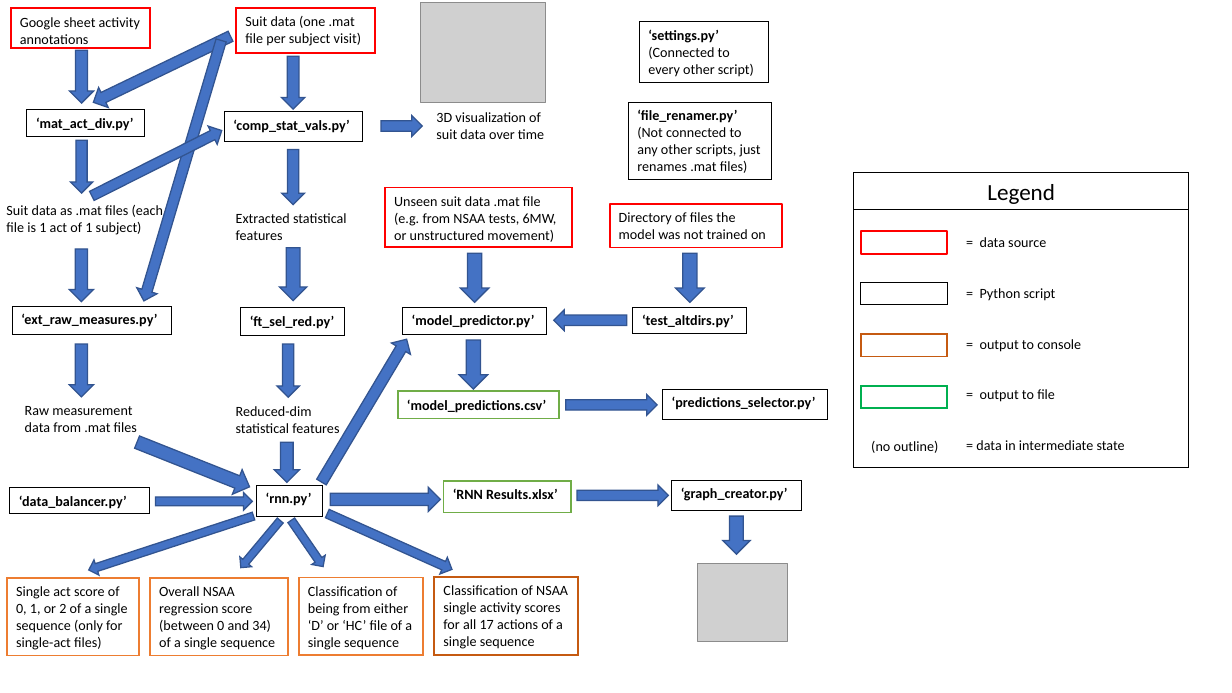
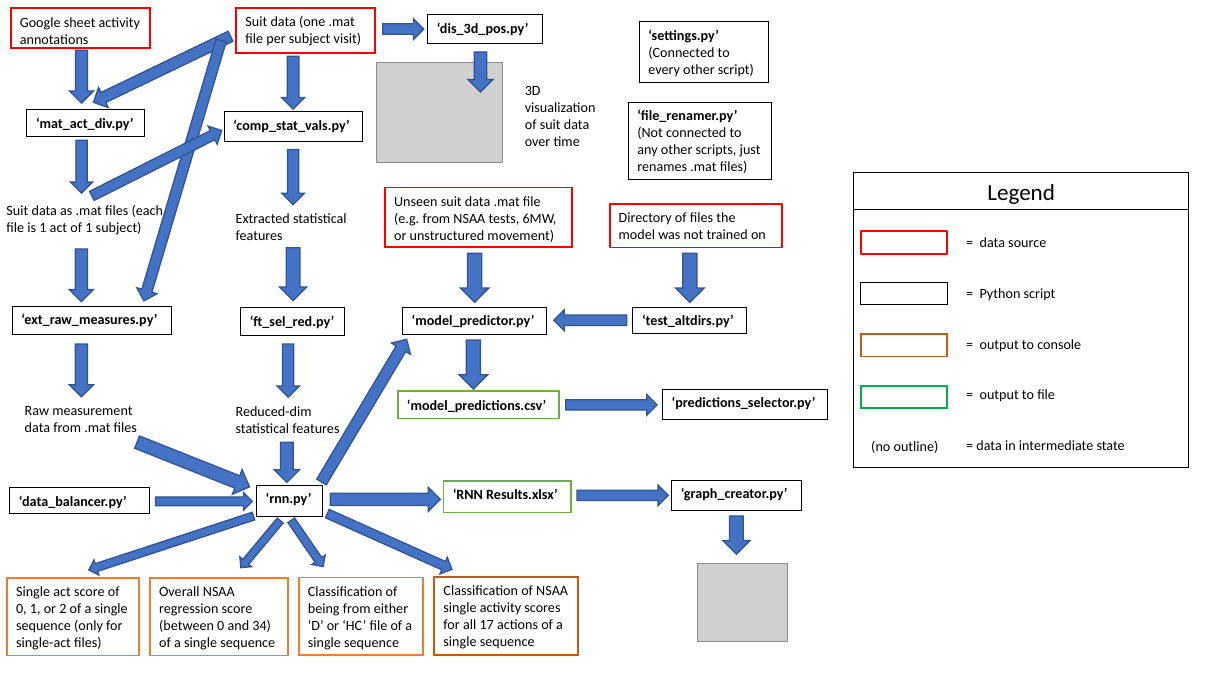
Before and after one commit to dan-heaton/MSc_indiv_project, a slide deck: slide 1 of report_stuff/Script pipeline diagram.pptx. Drawn at 1232x693 pixels with LibreOffice and Linux fonts; fonts in the diff are those of the drawing; grey boxes stand for pictures. Boxes give left, top, right and bottom in pixels: in the first picture for what was removed or moved away, otherwise in the second. Text is boxed around its words. In the diff, an @@ line names an element or a change of style, - is before the commit and + after.

```diff
--- a/report_stuff/Script pipeline diagram.pptx
+++ b/report_stuff/Script pipeline diagram.pptx
@@ down arrow: place and size @@
-down arrow at (381,116,422,137)
+down arrow at (383,18,424,40)
@@ rectangle added at (428,15,543,44), outline #000000 0.75 pt, 11 pt, text #000000, bold @@
+‘dis_3d_pos.py’
@@ down arrow added at (468,52,493,91), fill #4472C4, outline #325491 1 pt @@
@@ picture: place and size @@
-picture at (421,2,546,102)
+picture at (377,62,503,162)
@@ rectangle "3D visualization of suit data ...": place and size @@
-rectangle "3D visualization of suit data ..." at (427,104,556,148)
+rectangle "3D visualization of suit data ..." at (516,78,606,155)
```
Also in this commit, not shown: 49 other files.
